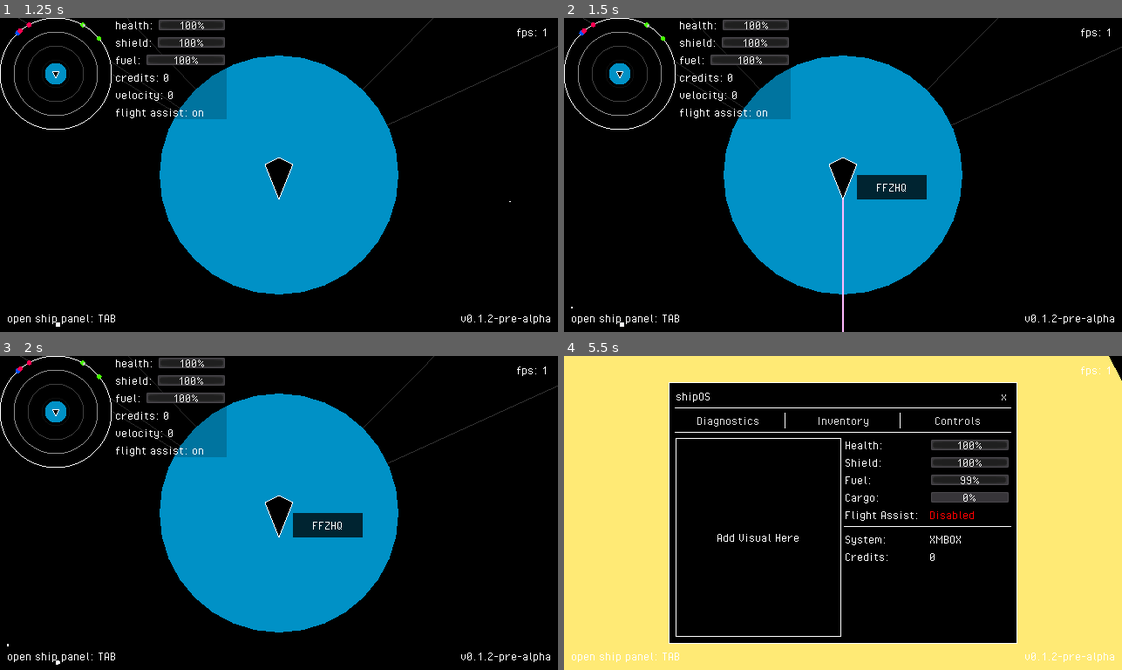
Above: before the commit, frames 1-4 (two rows, left to right).
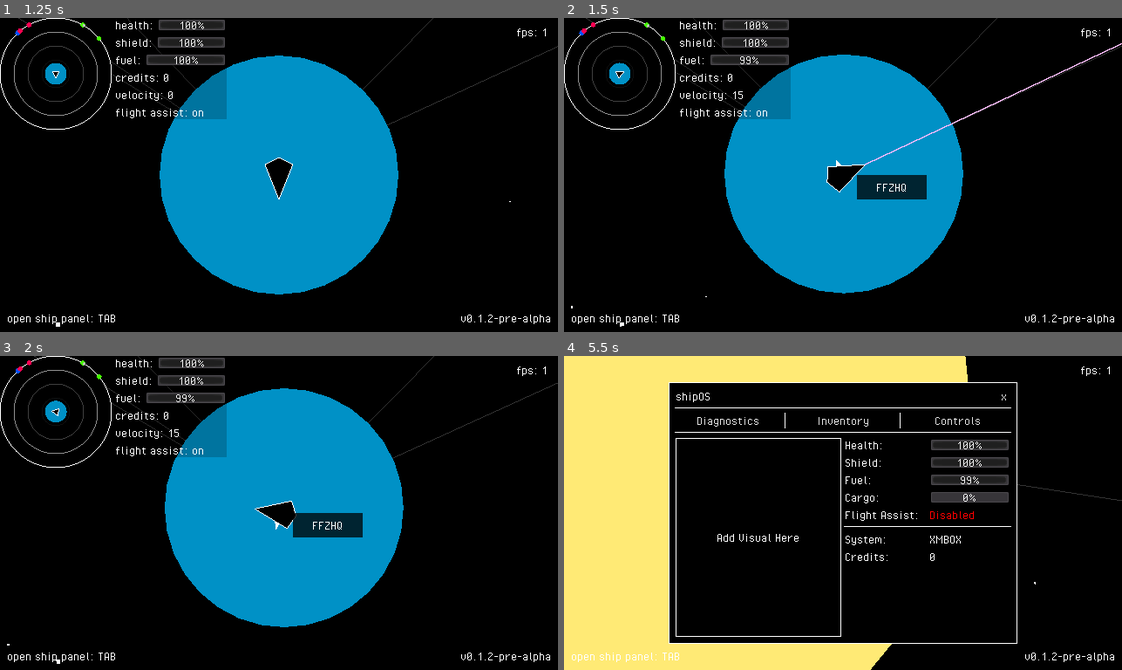
Above: after the commit, the same moments.

Repository: fossqueen/void-voyager-old
Game: Godot game, scene res://main.tscn
Same seed, same stepped clock (60 frames per second), same inputs: the game is played once before the commit and once after it.
Inputs (mouse positions are in pixels of both pictures, inside the frame that each line leads up to):
- Up to frame 1 (1.25 s): click "new game" at 0.5 s
- Up to frame 2 (1.5 s): tap Enter at 1.25 s; move the mouse to (843, 175) at 1.27 s; hold D (thrust_right, bound only after the commit) from 1.28 s (still down); click (843, 175) at 1.35 s
- Up to frame 3 (2 s): keep holding D (thrust_right, bound only after the commit)
- Up to frame 4 (5.5 s): move the mouse to (731, 528) at 2.02 s; release D (thrust_right, bound only after the commit) at 2.03 s; hold S (thrust_backward, bound only after the commit) 2.03-2.78 s; tap Space (flight_assist) at 2.1 s; move the mouse to (898, 443) at 2.77 s; hold D (thrust_right, bound only after the commit) 2.78-3.53 s; tap J (hyperspace) at 2.85 s; move the mouse to (843, 513) at 3.52 s; hold W (thrust, bound only before the commit) 3.53-4.28 s; right-click (843, 513) at 3.6 s; move the mouse to (1010, 560) at 4.27 s; hold A (thrust_left, bound only after the commit) from 4.28 s (still down); tap Tab (ship_panel) at 4.35 s; tap N (toggle_galaxy_map) at 4.9 s; move the mouse to (675, 465) at 5.02 s; tap = (zoom_in) at 5.1 s

Frame 1 is identical in both runs. In frame 2, 1.4% of the frame differs, in the area x 1-100%, y 0-100%; in frame 3, 2.7%; in frame 4, 21%, in the area x 55-100%, y 0-100%.

Commit message:
Added directional movement to player

Diff:
--- a/npc/npc.tscn
+++ b/npc/npc.tscn
@@ -30,7 +30,7 @@
 anims/idle = ExtResource( 4 )
 anims/thrust = ExtResource( 3 )
 
-[node name="Plume" type="Polygon2D" parent="Animations"]
+[node name="ForwardPlume" type="Polygon2D" parent="Animations"]
 visible = false
 position = Vector2( 4, 0 )
 polygon = PoolVector2Array( -16, -8, -32, 0, -16, 8 )
--- a/player/player.gd
+++ b/player/player.gd
@@ -22,10 +22,10 @@
 
 
 func _integrate_forces(_state) -> void:
-	movement()
+	#movement_old()
 	store_velocity()
 	reset()
-
+	movement()
 
 func _physics_process(_delta) -> void:
 	look()
@@ -63,13 +63,26 @@
 
 
 func movement() -> void:
-	if Input.is_action_pressed("thrust") and ship.fuel > 0:
-		apply_impulse(Vector2(0, 0).rotated(rotation), Vector2(ship.speed, 0).rotated(rotation))
-		$Animations/AnimationPlayer.play("thrust")
-		burn_fuel(FUEL_EFFICIENCY)
-		linear_damp =  -1
+	var thrust_dir: Vector2 = Vector2(Input.get_axis("thrust_backward", "thrust_forward"), Input.get_axis("thrust_left", "thrust_right")) * Vector2(ship.speed, ship.speed)
+	if thrust_dir != Vector2.ZERO and ship.fuel > 0:
+		apply_impulse(Vector2.ZERO.rotated(rotation), thrust_dir.rotated(rotation))
+		burn_fuel(FUEL_EFFICIENCY * Vector2(Input.get_axis("thrust_backward", "thrust_forward"), Input.get_axis("thrust_left", "thrust_right")).length())
+		linear_damp = -1
+
+		if thrust_dir.x > 0:
+			$Animations/ForwardThrust.play("thrust")
+		if thrust_dir.x < 0:
+			$Animations/BackwardThrust.play("thrust")
+		if thrust_dir.y > 0:
+			$Animations/LeftThrust.play("thrust")
+		if thrust_dir.y < 0:
+			$Animations/RightThrust.play("thrust")
+
 	else:
-		$Animations/AnimationPlayer.play("idle")
+		$Animations/ForwardThrust.play("idle")
+		$Animations/BackwardThrust.play("idle")
+		$Animations/LeftThrust.play("idle")
+		$Animations/RightThrust.play("idle")
 		if flight_assist:
 			linear_damp = FLIGHT_ASSIST_AMOUNT
 
--- a/player/player.tscn
+++ b/player/player.tscn
@@ -11,6 +11,104 @@
 [ext_resource path="res://ships/animations/idle.tres" type="Animation" id=9]
 [ext_resource path="res://ships/modules/shield.tscn" type="PackedScene" id=10]
 
+[sub_resource type="Animation" id=6]
+resource_name = "idle"
+tracks/0/type = "value"
+tracks/0/path = NodePath("Animations/BackwardPlume:visible")
+tracks/0/interp = 1
+tracks/0/loop_wrap = true
+tracks/0/imported = false
+tracks/0/enabled = true
+tracks/0/keys = {
+"times": PoolRealArray( 0 ),
+"transitions": PoolRealArray( 1 ),
+"update": 1,
+"values": [ false ]
+}
+
+[sub_resource type="Animation" id=7]
+resource_name = "thrust"
+length = 0.1
+loop = true
+step = 0.01
+tracks/0/type = "value"
+tracks/0/path = NodePath("Animations/BackwardPlume:visible")
+tracks/0/interp = 1
+tracks/0/loop_wrap = true
+tracks/0/imported = false
+tracks/0/enabled = true
+tracks/0/keys = {
+"times": PoolRealArray( 0, 0.05 ),
+"transitions": PoolRealArray( 1, 1 ),
+"update": 1,
+"values": [ true, false ]
+}
+
+[sub_resource type="Animation" id=8]
+resource_name = "idle"
+tracks/0/type = "value"
+tracks/0/path = NodePath("LeftPlume:visible")
+tracks/0/interp = 1
+tracks/0/loop_wrap = true
+tracks/0/imported = false
+tracks/0/enabled = true
+tracks/0/keys = {
+"times": PoolRealArray( 0 ),
+"transitions": PoolRealArray( 1 ),
+"update": 1,
+"values": [ false ]
+}
+
+[sub_resource type="Animation" id=9]
+resource_name = "thrust"
+length = 0.1
+loop = true
+step = 0.05
+tracks/0/type = "value"
+tracks/0/path = NodePath("LeftPlume:visible")
+tracks/0/interp = 1
+tracks/0/loop_wrap = true
+tracks/0/imported = false
+tracks/0/enabled = true
+tracks/0/keys = {
+"times": PoolRealArray( 0, 0.05 ),
+"transitions": PoolRealArray( 1, 1 ),
+"update": 1,
+"values": [ true, false ]
+}
+
+[sub_resource type="Animation" id=10]
+resource_name = "idle"
+tracks/0/type = "value"
+tracks/0/path = NodePath("RightPlume:visible")
+tracks/0/interp = 1
+tracks/0/loop_wrap = true
+tracks/0/imported = false
+tracks/0/enabled = true
+tracks/0/keys = {
+"times": PoolRealArray( 0 ),
+"transitions": PoolRealArray( 1 ),
+"update": 1,
+"values": [ false ]
+}
+
+[sub_resource type="Animation" id=11]
+resource_name = "thrust"
+length = 0.1
+step = 0.05
+tracks/0/type = "value"
+tracks/0/path = NodePath("RightPlume:visible")
+tracks/0/interp = 1
+tracks/0/loop_wrap = true
+tracks/0/imported = false
+tracks/0/enabled = true
+tracks/0/keys = {
+"times": PoolRealArray( 0, 0.05 ),
+"transitions": PoolRealArray( 1, 1 ),
+"update": 1,
+"values": [ true, false ]
+}
+
 [sub_resource type="CircleShape2D" id=3]
 radius = 4000.0
 
@@ -38,15 +136,47 @@
 [node name="Animations" type="Node2D" parent="."]
 show_behind_parent = true
 
-[node name="AnimationPlayer" type="AnimationPlayer" parent="Animations"]
+[node name="ForwardThrust" type="AnimationPlayer" parent="Animations"]
 root_node = NodePath("../..")
 anims/idle = ExtResource( 9 )
 anims/thrust = ExtResource( 8 )
 
-[node name="Plume" type="Polygon2D" parent="Animations"]
+[node name="ForwardPlume" type="Polygon2D" parent="Animations"]
 visible = false
 position = Vector2( 4, 0 )
 polygon = PoolVector2Array( -16, -8, -32, 0, -16, 8 )
+
+[node name="BackwardThrust" type="AnimationPlayer" parent="Animations"]
+root_node = NodePath("../..")
+anims/idle = SubResource( 6 )
+anims/thrust = SubResource( 7 )
+
+[node name="BackwardPlume" type="Node2D" parent="Animations"]
+visible = false
+
+[node name="BackwardPlumeL" type="Polygon2D" parent="Animations/BackwardPlume"]
+position = Vector2( 4, 0 )
+polygon = PoolVector2Array( -6, -12, 16, -8, -6, -4 )
+
+[node name="BackwardPlumeR" type="Polygon2D" parent="Animations/BackwardPlume"]
+position = Vector2( 4, 0 )
+polygon = PoolVector2Array( -6, 4, 16, 8, -6, 12 )
+
+[node name="LeftThrust" type="AnimationPlayer" parent="Animations"]
+anims/idle = SubResource( 8 )
+anims/thrust = SubResource( 9 )
+
+[node name="LeftPlume" type="Polygon2D" parent="Animations"]
+visible = false
+polygon = PoolVector2Array( -4, -8, 0, -20, 4, -8 )
+
+[node name="RightThrust" type="AnimationPlayer" parent="Animations"]
+anims/idle = SubResource( 10 )
+anims/thrust = SubResource( 11 )
+
+[node name="RightPlume" type="Polygon2D" parent="Animations"]
+visible = false
+polygon = PoolVector2Array( -4, 8, 0, 20, 4, 8 )
 
 [node name="CollisionPolygon2D" type="CollisionPolygon2D" parent="."]
 polygon = PoolVector2Array( -20, 0, -12, -16, 28, 0, -12, 16 )
--- a/project.godot
+++ b/project.godot
@@ -91,11 +91,6 @@
 
 [input]
 
-thrust={
-"deadzone": 0.5,
-"events": [ Object(InputEventKey,"resource_local_to_scene":false,"resource_name":"","device":0,"alt":false,"shift":false,"control":false,"meta":false,"command":false,"pressed":false,"scancode":87,"physical_scancode":0,"unicode":0,"echo":false,"script":null)
- ]
-}
 flight_assist={
 "deadzone": 0.5,
 "events": [ Object(InputEventKey,"resource_local_to_scene":false,"resource_name":"","device":0,"alt":false,"shift":false,"control":false,"meta":false,"command":false,"pressed":false,"scancode":32,"physical_scancode":0,"unicode":0,"echo":false,"script":null)
@@ -148,6 +143,26 @@
 "events": [ Object(InputEventKey,"resource_local_to_scene":false,"resource_name":"","device":0,"alt":false,"shift":false,"control":false,"meta":false,"command":false,"pressed":false,"scancode":16777218,"physical_scancode":0,"unicode":0,"echo":false,"script":null)
  ]
 }
+thrust_forward={
+"deadzone": 0.5,
+"events": [ Object(InputEventKey,"resource_local_to_scene":false,"resource_name":"","device":0,"alt":false,"shift":false,"control":false,"meta":false,"command":false,"pressed":false,"scancode":87,"physical_scancode":0,"unicode":0,"echo":false,"script":null)
+ ]
+}
+thrust_backward={
+"deadzone": 0.5,
+"events": [ Object(InputEventKey,"resource_local_to_scene":false,"resource_name":"","device":0,"alt":false,"shift":false,"control":false,"meta":false,"command":false,"pressed":false,"scancode":83,"physical_scancode":0,"unicode":0,"echo":false,"script":null)
+ ]
+}
+thrust_left={
+"deadzone": 0.5,
+"events": [ Object(InputEventKey,"resource_local_to_scene":false,"resource_name":"","device":0,"alt":false,"shift":false,"control":false,"meta":false,"command":false,"pressed":false,"scancode":65,"physical_scancode":0,"unicode":0,"echo":false,"script":null)
+ ]
+}
+thrust_right={
+"deadzone": 0.5,
+"events": [ Object(InputEventKey,"resource_local_to_scene":false,"resource_name":"","device":0,"alt":false,"shift":false,"control":false,"meta":false,"command":false,"pressed":false,"scancode":68,"physical_scancode":0,"unicode":0,"echo":false,"script":null)
+ ]
+}
 
 [physics]
 
--- a/ships/animations/idle.tres
+++ b/ships/animations/idle.tres
@@ -3,7 +3,7 @@
 [resource]
 resource_name = "idle"
 tracks/0/type = "value"
-tracks/0/path = NodePath("Animations/Plume:visible")
+tracks/0/path = NodePath("Animations/ForwardPlume:visible")
 tracks/0/interp = 1
 tracks/0/loop_wrap = true
 tracks/0/imported = false
--- a/ships/animations/thrust.tres
+++ b/ships/animations/thrust.tres
@@ -6,7 +6,7 @@
 loop = true
 step = 0.01
 tracks/0/type = "value"
-tracks/0/path = NodePath("Animations/Plume:visible")
+tracks/0/path = NodePath("Animations/ForwardPlume:visible")
 tracks/0/interp = 1
 tracks/0/loop_wrap = true
 tracks/0/imported = false
--- a/ui/radar/map-marker.gd
+++ b/ui/radar/map-marker.gd
@@ -13,7 +13,7 @@
 var node
 
 func _draw():
-	if player:
+	if player or npc:
 		var points = PoolVector2Array([Vector2(5, 0), Vector2(-3, -4), Vector2(-3, 4), Vector2(5, 0)])
 		draw_colored_polygon(points, Color(0, 0, 0))
 		draw_polyline(points, color, width, antialiased)
Not shown: 1 places in player/player.tscn that only renumber resources
